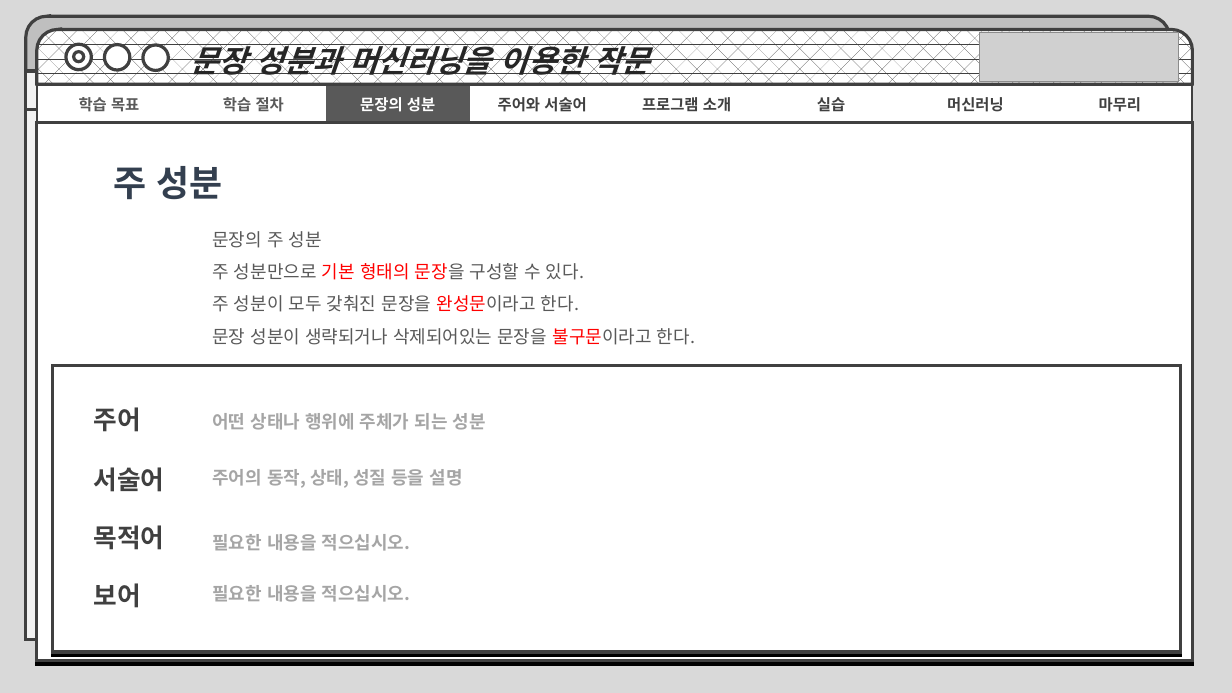
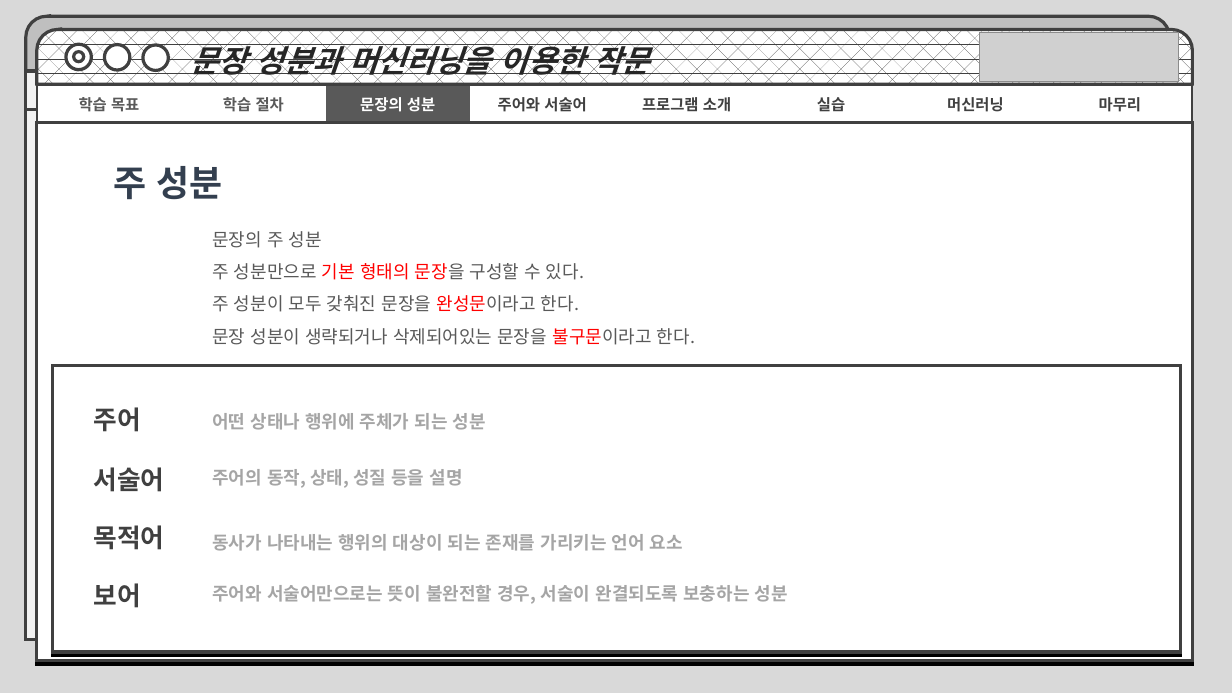
Before and after one commit to MachineLearningPython/E.Korean-Subject-and-Predicate, a slide deck: slide 6 of 문장의 성분과 머신러닝을 통한 작문.pptx. Drawn at 1232x693 pixels with LibreOffice and Linux fonts; fonts in the diff are those of the drawing; grey boxes stand for pictures. Boxes give left, top, right and bottom in pixels: in the first picture for what was removed or moved away, otherwise in the second. Text is boxed around its words. In the diff, an @@ line names an element or a change of style, - is before the commit and + after.

```diff
--- a/문장의 성분과 머신러닝을 통한 작문.pptx
+++ b/문장의 성분과 머신러닝을 통한 작문.pptx
@@ text at (x1=212, y1=534, x2=683, y2=551): text changed @@
-필요한 내용을 적으십시오.
+동사가 나타내는 행위의 대상이 되는 존재를 가리키는 언어 요소
@@ text at (x1=212, y1=585, x2=788, y2=604): text changed @@
-필요한 내용을 적으십시오.
+주어와 서술어만으로는 뜻이 불완전할 경우, 서술이 완결되도록 보충하는 성분
```
Also in this commit, not shown: 4 other slides changed.
